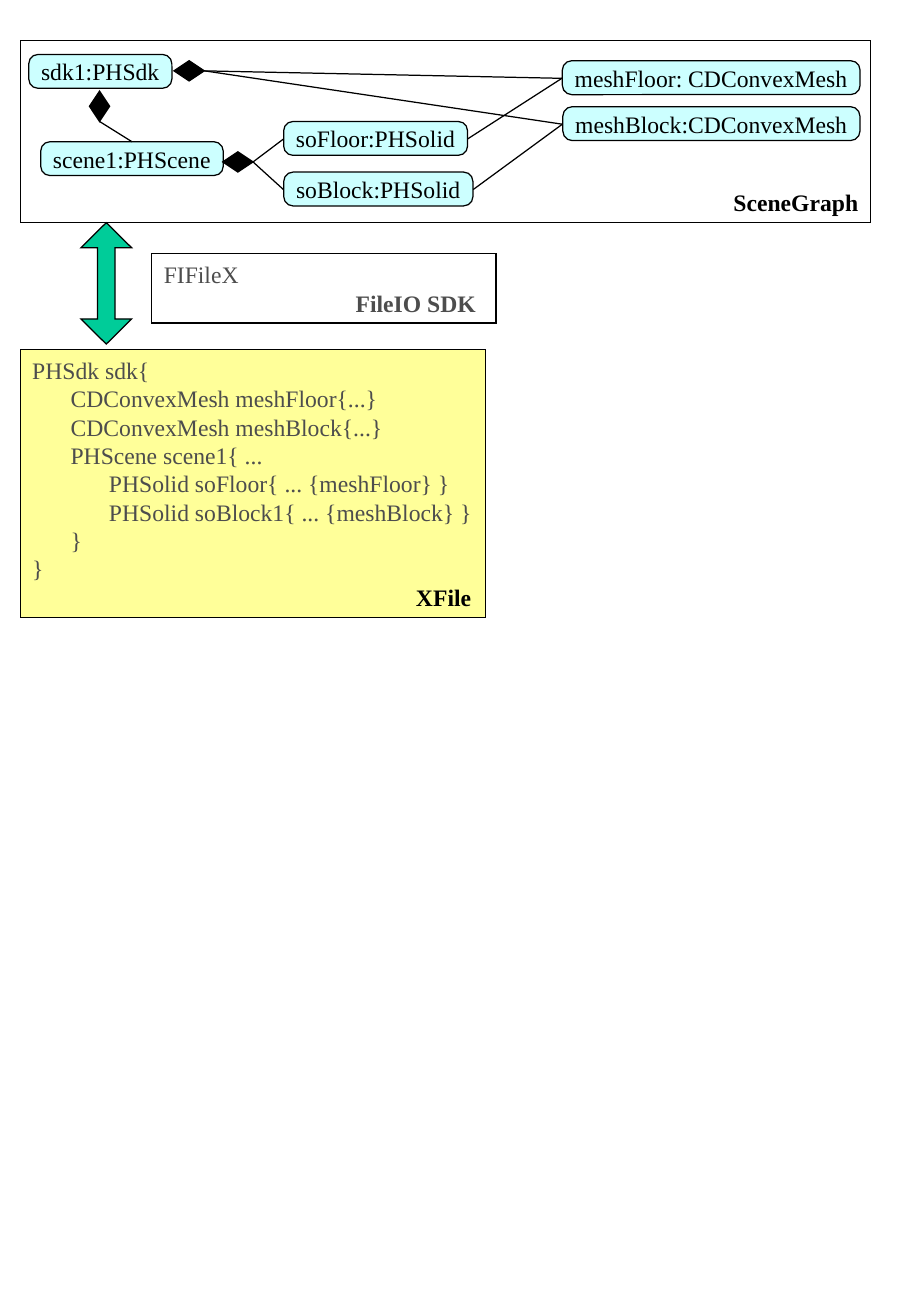
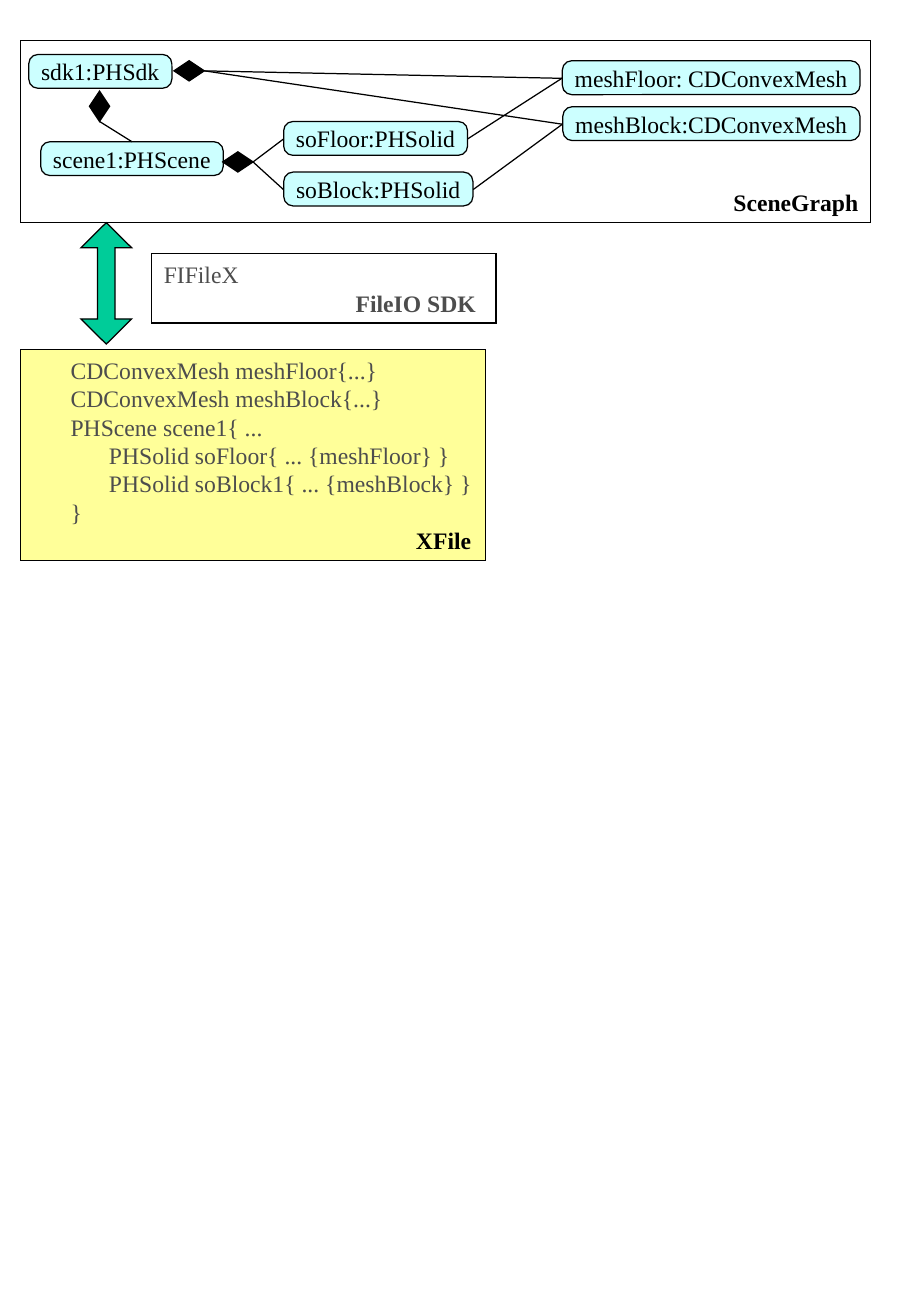
Before and after one commit to Springhead/Springhead, a slide deck: slide 8 of include/docsrc/01UsersGuide/fig.ppt. Drawn at 911x1316 pixels with LibreOffice and Linux fonts; fonts in the diff are those of the drawing. Boxes give left, top, right and bottom in pixels: in the first picture for what was removed or moved away, otherwise in the second. Text is boxed around its words. In the diff, an @@ line names an element or a change of style, - is before the commit and + after.

```diff
--- a/include/docsrc/01UsersGuide/fig.ppt
+++ b/include/docsrc/01UsersGuide/fig.ppt
@@ text in rectangle at box(21, 350, 486, 561): paragraph removed @@
-}
@@ rectangle "CDConvexMesh meshFloor{...}": place and size @@
-rectangle "CDConvexMesh meshFloor{...}" at box(21, 350, 486, 617)
+rectangle "CDConvexMesh meshFloor{...}" at box(21, 350, 486, 561)
@@ text in rectangle at box(32, 362, 149, 382): paragraph removed @@
-PHSdk sdk{
```
Also in this commit, not shown: 2 other files.
